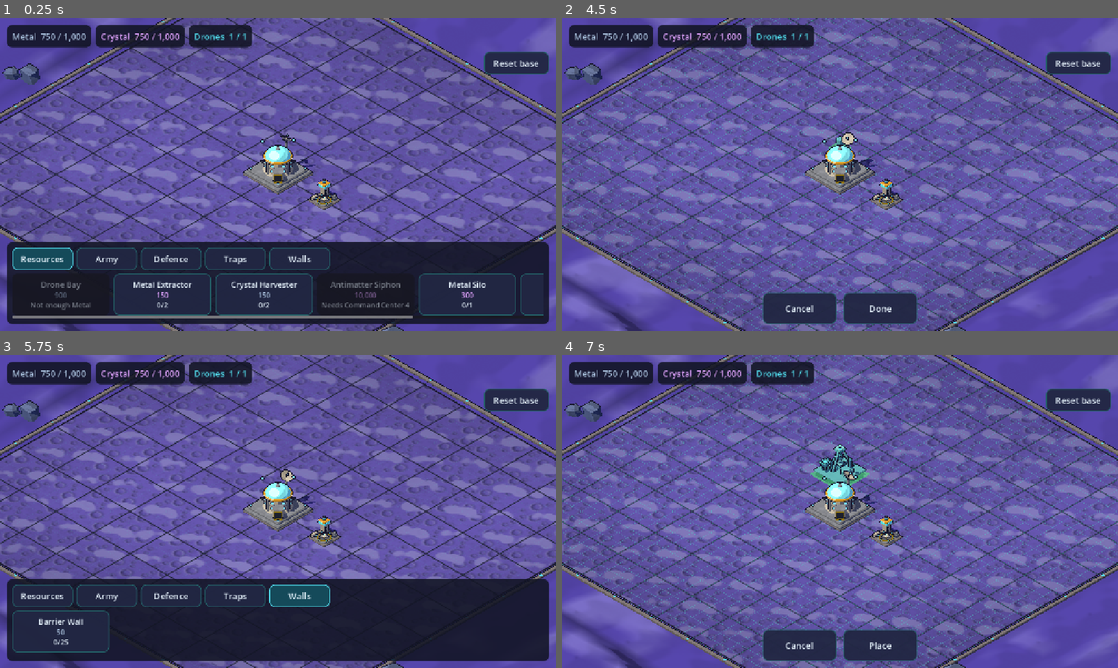
Above: before the commit, frames 1-4 (two rows, left to right).
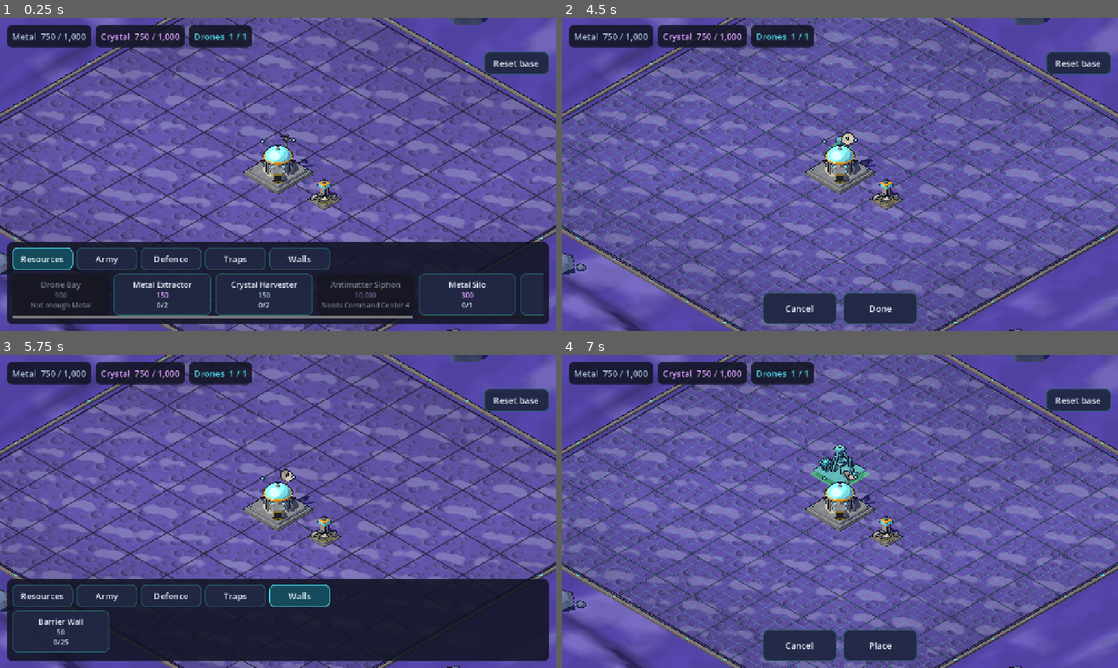
Above: after the commit, the same moments.

Repository: tarnan3751/space-game
Game: Godot game, scene res://scenes/main.tscn
The game is run twice, just before and just after one commit, with the same random seed, the same clock (stepped at 60 frames per second) and the same inputs.
Inputs (mouse positions are in pixels of both pictures, inside the frame that each line leads up to):
- Up to frame 1 (0.25 s): no input
- Up to frame 2 (4.5 s): click "Resources" at 0.5 s; click "Army" at 1.25 s; click "Defence" at 2 s; click "Traps" at 2.75 s; click "Walls" at 3.5 s; click (623, 293) at 4.27 s
- Up to frame 3 (5.75 s): click "Done" at 5 s
- Up to frame 4 (7 s): click "Resources" at 5.75 s; click (723, 630) at 6.52 s

The runs differ from the first frame. In frame 1, 0.6% of the frame differs, in the area x 0-88%, y 0-100%; in frame 2, 0.6%; in frame 3, 0.6%; in frame 4, 0.6%.

Commit message:
Scatter chamfered rocks and glowing crystal outcrops on the ring
The rocks double, to 80, and grow chunkier: each is a chamfered chunk of five to seven sides, a
jittered ring on the ground, a shoulder ring most of the way up, a top ring cut in from it and a
low peak, flat shaded with its sides in the rock tint and its chamfer and top in the lit rock
tint. They are 0.8 to 5 units across, most of them small, and about a quarter of those over 1.6
units across carry a smaller rock on top. Each sits on the lowest ground under it so it does
not float on a slope, and all keep clear of the curb.

The ring gains six to ten crystal outcrops: clusters of three to seven shards, each a six-sided
crystal 0.6 to 2 units long leaning out from the cluster's middle, on the crystal layer, unlit, in
the crystal, metal and antimatter colours in turn from a seeded start, with ink outlines. Every
part of a cluster stays at least four units from the field, and clusters keep off the mesas, out
of the craters' bowls and apart.

Rocks and outcrops are one mesh each with its outline, so four instances; the bodies cast
shadows like the old rocks did, the outlines none. Both are drawn from SCENERY_SEED after the
terrain, and BaseView keeps them in rocks, rocks_outline, outcrops and outcrops_outline, with
each outcrop's centre in outcrop_spots.

Diff:
--- a/src/game/base_view.gd
+++ b/src/game/base_view.gd
@@ -6,10 +6,10 @@
 ## owns the cell <-> world mapping: 1 cell = 1 world unit, grid centred on the origin, cell
 ## (x, y) maps to world (x, z).
 ##
-## The terrain and the rocks are generated from SCENERY_SEED, so every player's base sits in
-## the same landscape: a ring of dunes, craters, mesas and a dry channel, smooth shaded and
-## painted from the material kit's dust and rock by slope, with rocks on it. Each is one mesh with
-## its ink outline.
+## The terrain, the rocks and the crystal outcrops are generated from SCENERY_SEED, so every
+## player's base sits in the same landscape: a ring of dunes, craters, mesas and a dry channel,
+## smooth shaded and painted from the material kit's dust and rock by slope, with chamfered rocks
+## and glowing crystal clusters on it. Each is one mesh with its ink outline.
 
 const GROUND_SHADER := preload("res://src/game/ground.gdshader")
 ## The field texture the ground is drawn from, imported as an Image (tools/gen_textures.gd).
@@ -63,7 +63,18 @@
 const PAINT_SOFTNESS := 0.08
 ## Towards the key light across the ground (main.gd's sun), in world x and z.
 const SUN_ACROSS := Vector2(-0.5, 0.866)
-const ROCK_COUNT := 40
+## The rocks: how many, their radii (world units, most of them small), and how many in a hundred
+## of those over 0.8 in radius carry a smaller rock on top.
+const ROCK_COUNT := 80
+const ROCK_SMALLEST := 0.4
+const ROCK_LARGEST := 2.5
+const ROCK_STACKED := 25
+## The crystal outcrops: how many clusters, shards in each, the shards' lengths, and how close any
+## part of one may come to the field.
+const OUTCROP_COUNT := Vector2i(6, 10)
+const OUTCROP_SHARDS := Vector2i(3, 7)
+const SHARD_LENGTH := Vector2(0.6, 2.0)
+const OUTCROP_GAP := 4.0
 ## The curb round the field: its height and width, its gap from the field's edge, and how far
 ## each corner is cut back along each side. A glowing stud stands on it at every plate seam (the
 ## ground's plates are PLATE_CELLS square) and on each corner.
@@ -76,9 +87,15 @@
 const STUD_RADIUS := 0.1
 ## The curb's studs: domes of unlit energy cyan, too small for the outline.
 static var CURB_STUD := Surf.make(MaterialKit.Layer.GLOW, MaterialKit.ENERGY, 1.0, Surf.UNLIT, false, false)
-## The rocks' sides and tops, outlined.
+## The rocks' sides and their chamfers and tops, flat shaded and outlined.
 static var ROCK_SIDE := Surf.make(MaterialKit.Layer.ROCK, MaterialKit.ROCK)
 static var ROCK_TOP := Surf.make(MaterialKit.Layer.ROCK, MaterialKit.ROCK_LIT)
+## The outcrops' shards: glowing faceted crystal in the three resource colours, outlined.
+static var SHARDS: Array[Surf] = [
+	Surf.make(MaterialKit.Layer.CRYSTAL, MaterialKit.CRYSTAL, 0.7, Surf.UNLIT),
+	Surf.make(MaterialKit.Layer.CRYSTAL, MaterialKit.METAL, 0.7, Surf.UNLIT),
+	Surf.make(MaterialKit.Layer.CRYSTAL, MaterialKit.ANTIMATTER, 0.7, Surf.UNLIT),
+]
 
 var grid_size: Vector2i = Vector2i.ZERO
 var views: Dictionary[int, BuildingView] = {}
@@ -93,6 +110,12 @@
 var boundary_outline: MeshInstance3D
 var terrain: MeshInstance3D
 var terrain_outline: MeshInstance3D
+var rocks: MeshInstance3D
+var rocks_outline: MeshInstance3D
+var outcrops: MeshInstance3D
+var outcrops_outline: MeshInstance3D
+## The centre of each crystal outcrop, on the ground.
+var outcrop_spots: PackedVector3Array = PackedVector3Array()
 ## The terrain's craters, each as (x, z, radius), and its mesas, each as (x, z, radius, the
 ## height of its top).
 var craters: Array[Vector3] = []
@@ -120,6 +143,7 @@
 	var rng := SeededRng.new(SCENERY_SEED)
 	_build_terrain(rng)
 	_build_rocks(rng)
+	_build_outcrops(rng)
 	walls = WallMesh.new()
 	walls.setup(self)
 	add_child(walls)
@@ -576,52 +600,121 @@
 	return true
 
 
-## Low-poly rocks scattered on the terrain around the grid, all in one mesh.
+## Chamfered rocks scattered on the terrain clear of the curb, about a quarter of those over 0.8
+## in radius with a smaller rock on top, all in one mesh with its outline. Each sits on the lowest ground under it, so it
+## does not float on a slope.
 func _build_rocks(rng: SeededRng) -> void:
 	var half := Vector2(grid_size) * 0.5
 	var mesh := LowPolyMesh.new()
 	var placed := 0
 	while placed < ROCK_COUNT:
 		var angle := TAU * rng.range_int(0, 3599) / 3600.0
-		var distance := maxf(half.x, half.y) + 2.0 + rng.range_int(0, 2600) / 100.0
-		var radius := 0.4 + rng.range_int(0, 140) / 100.0
+		var distance := maxf(half.x, half.y) + 2.0 + rng.range_int(0, 4000) / 100.0
+		var size := rng.range_int(0, 1000) / 1000.0
+		var radius := lerpf(ROCK_SMALLEST, ROCK_LARGEST, size * size)
 		var x := cos(angle) * distance
 		var z := sin(angle) * distance
-		# The grid is square, so a ring around it still overlaps the corners.
-		if absf(x) < half.x + radius and absf(z) < half.y + radius:
+		if _out_of_field(x, z) < radius + 1.5:
 			continue
 		placed += 1
-		_rock(mesh, Vector3(x, terrain_height(x, z) - 0.2 * radius, z), radius, rng)
-	var rocks := MeshInstance3D.new()
-	rocks.mesh = mesh.to_mesh()
-	add_child(rocks)
-	var outline := MeshInstance3D.new()
-	outline.mesh = mesh.to_outline_mesh()
-	outline.cast_shadow = GeometryInstance3D.SHADOW_CASTING_SETTING_OFF
-	add_child(outline)
-
-
-## One rock: a jittered ring on the ground, a narrower one above it and an off-centre peak.
-static func _rock(mesh: LowPolyMesh, pos: Vector3, radius: float, rng: SeededRng) -> void:
+		var ground := terrain_height(x, z)
+		for k: int in 4:
+			var side := Vector2(cos(k * PI * 0.5), sin(k * PI * 0.5)) * radius * 0.8
+			ground = minf(ground, terrain_height(x + side.x, z + side.y))
+		var top := _rock(mesh, Vector3(x, ground - 0.1 * radius, z), radius, rng)
+		if radius > 0.8 and rng.range_int(0, 99) < ROCK_STACKED:
+			var lean := Vector2(rng.range_int(-25, 25), rng.range_int(-25, 25)) * radius / 100.0
+			var smaller := radius * rng.range_int(40, 55) / 100.0
+			_rock(mesh, Vector3(x + lean.x, top - 0.1 * radius, z + lean.y), smaller, rng)
+	rocks = _add_mesh(mesh.to_mesh(), true)
+	rocks_outline = _add_mesh(mesh.to_outline_mesh(), false)
+
+
+## One rock, a chamfered chunk: a jittered ring of corners on the ground, a shoulder ring a
+## little in and most of the way up, a top ring cut in from it (the chamfer) and a low peak,
+## flat shaded. Returns the height of its top.
+static func _rock(mesh: LowPolyMesh, pos: Vector3, radius: float, rng: SeededRng) -> float:
 	var sides := rng.range_int(5, 7)
 	var turn := TAU * rng.range_int(0, 359) / 360.0
-	var height := radius * rng.range_int(80, 120) / 100.0
+	var height := radius * rng.range_int(60, 95) / 100.0
 	var lower := PackedVector3Array()
+	var shoulder := PackedVector3Array()
 	var upper := PackedVector3Array()
 	for j: int in sides:
-		var angle := turn + TAU * j / sides
-		var r := radius * rng.range_int(75, 110) / 100.0
-		lower.append(pos + Vector3(r * cos(angle), 0.0, r * sin(angle)))
-		var r_up := r * rng.range_int(55, 75) / 100.0
-		var y := height * rng.range_int(45, 70) / 100.0
-		upper.append(pos + Vector3(r_up * cos(angle + 0.3), y, r_up * sin(angle + 0.3)))
-	var lean := Vector2(rng.range_int(-20, 20), rng.range_int(-20, 20)) * radius / 100.0
-	var peak := pos + Vector3(lean.x, height, lean.y)
+		var angle := turn + TAU * (j + rng.range_int(-15, 15) / 100.0) / sides
+		var out := Vector3(cos(angle), 0.0, sin(angle)) * radius * rng.range_int(80, 105) / 100.0
+		lower.append(pos + out)
+		shoulder.append(pos + out * 0.9 + Vector3(0.0, height * rng.range_int(62, 78) / 100.0, 0.0))
+		upper.append(pos + out * 0.62 + Vector3(0.0, height * rng.range_int(90, 100) / 100.0, 0.0))
+	var lean := Vector2(rng.range_int(-15, 15), rng.range_int(-15, 15)) * radius / 100.0
+	var peak := pos + Vector3(lean.x, height * 1.06, lean.y)
 	for j: int in sides:
 		var k := (j + 1) % sides
-		mesh.triangle(lower[j], upper[j], upper[k], ROCK_SIDE)
-		mesh.triangle(lower[j], upper[k], lower[k], ROCK_SIDE)
+		mesh.triangle(lower[j], shoulder[j], shoulder[k], ROCK_SIDE)
+		mesh.triangle(lower[j], shoulder[k], lower[k], ROCK_SIDE)
+		mesh.triangle(shoulder[j], upper[j], upper[k], ROCK_TOP)
+		mesh.triangle(shoulder[j], upper[k], shoulder[k], ROCK_TOP)
 		mesh.triangle(upper[j], peak, upper[k], ROCK_TOP)
+	return pos.y + height
+
+
+## Crystal outcrops on the ring: OUTCROP_COUNT clusters of OUTCROP_SHARDS glowing shards, each a
+## six-sided crystal leaning out from its cluster's middle, in the resource colours in turn from a
+## seeded start. Every part of a cluster stays OUTCROP_GAP clear of the field, and clusters keep
+## off the mesas, out of the craters' bowls and apart. One mesh with its outline.
+func _build_outcrops(rng: SeededRng) -> void:
+	var half := Vector2(grid_size) * 0.5
+	var count := rng.range_int(OUTCROP_COUNT.x, OUTCROP_COUNT.y)
+	var first := rng.range_int(0, SHARDS.size() - 1)
+	var mesh := LowPolyMesh.new()
+	for attempt: int in 200:
+		if outcrop_spots.size() == count:
+			break
+		var angle := TAU * rng.range_int(0, 3599) / 3600.0
+		var centre := Vector2(cos(angle), sin(angle)) * (maxf(half.x, half.y) + rng.range_int(60, 260) / 10.0)
+		var shards := rng.range_int(OUTCROP_SHARDS.x, OUTCROP_SHARDS.y)
+		var spread := 0.3 + 0.15 * shards
+		# A shard's tip leans at most SHARD_LENGTH.y * sin(30 degrees) out, plus its radius.
+		if _out_of_field(centre.x, centre.y) < OUTCROP_GAP + spread + SHARD_LENGTH.y * 0.75 \
+				or not _outcrop_clear(centre, spread + 2.0):
+			continue
+		var surf := SHARDS[(first + outcrop_spots.size()) % SHARDS.size()]
+		var ground := terrain_height(centre.x, centre.y)
+		for s: int in shards:
+			var offset := Vector2.ZERO
+			var length := lerpf(SHARD_LENGTH.x, SHARD_LENGTH.y, rng.range_int(50, 100) / 100.0)
+			var tilt := rng.range_int(0, 10)
+			var yaw := rng.range_int(0, 359)
+			if s > 0:
+				var turn := TAU * rng.range_int(0, 359) / 360.0
+				offset = Vector2(cos(turn), sin(turn)) * spread * rng.range_int(45, 100) / 100.0
+				length = lerpf(SHARD_LENGTH.x, SHARD_LENGTH.y, rng.range_int(0, 55) / 100.0)
+				tilt = rng.range_int(12, 30)
+				yaw = roundi(rad_to_deg(atan2(offset.x, offset.y)))
+			var foot := centre + offset
+			var radius := length * rng.range_int(20, 27) / 100.0
+			var profile := PackedVector2Array([Vector2(radius, 0.0), Vector2(radius, length * 0.68),
+				Vector2(0.0, length)])
+			var base := Vector3(foot.x, terrain_height(foot.x, foot.y) - 0.12 * length, foot.y)
+			mesh.lathe(profile, 6, base, surf, Vector3(tilt, yaw, 0.0))
+		outcrop_spots.append(Vector3(centre.x, ground, centre.y))
+	outcrops = _add_mesh(mesh.to_mesh(), true)
+	outcrops_outline = _add_mesh(mesh.to_outline_mesh(), false)
+
+
+## Whether an outcrop reaching `extent` from `at` keeps off the mesas, out of the craters' bowls
+## and clear of the outcrops so far.
+func _outcrop_clear(at: Vector2, extent: float) -> bool:
+	for mesa: Vector4 in mesas:
+		if at.distance_to(Vector2(mesa.x, mesa.y)) < extent + mesa.z + 2.0:
+			return false
+	for crater: Vector3 in craters:
+		if at.distance_to(Vector2(crater.x, crater.y)) < extent + crater.z * 0.8:
+			return false
+	for spot: Vector3 in outcrop_spots:
+		if at.distance_to(Vector2(spot.x, spot.z)) < extent + 3.0:
+			return false
+	return true
 
 
 ## The terrain's height at a point: flat out to TERRAIN_FLAT outside the field, then ridged dunes
